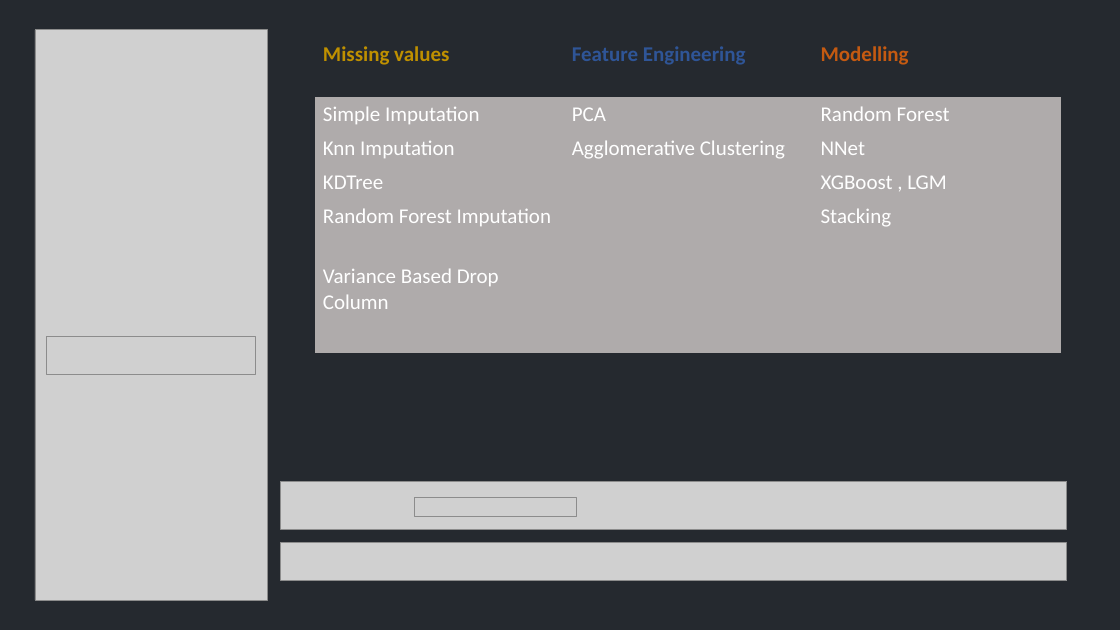
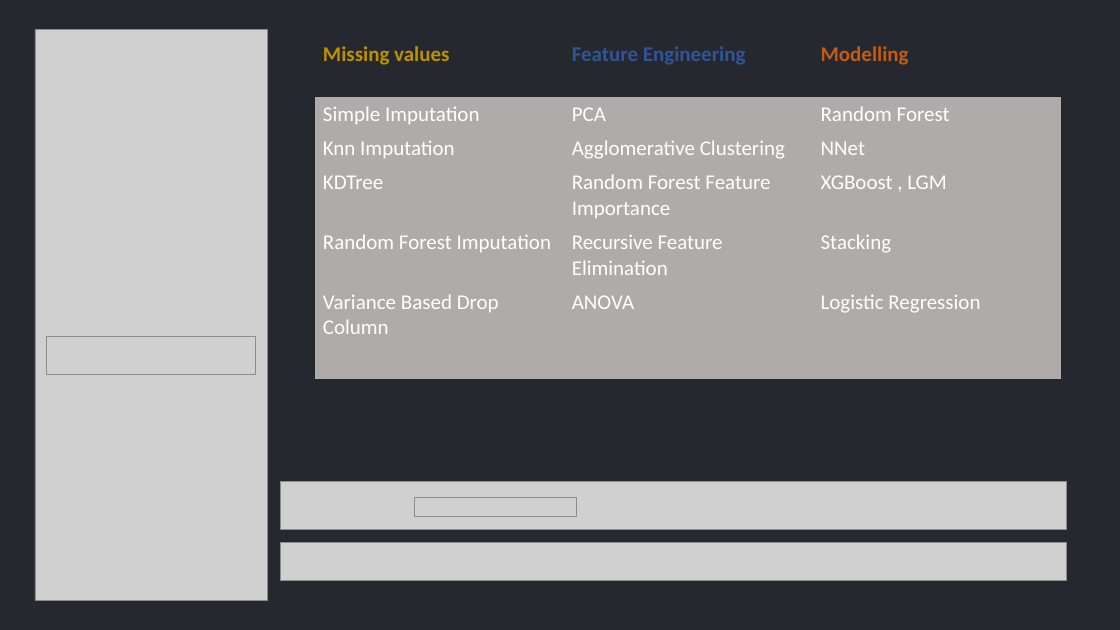
Before and after one commit to abhijeetdtu/Datathon, a slide deck: slide 6 of Documentation/Presentation.pptx. Drawn at 1120x630 pixels with LibreOffice and Linux fonts; fonts in the diff are those of the drawing; grey boxes stand for pictures. Boxes give left, top, right and bottom in pixels: in the first picture for what was removed or moved away, otherwise in the second. Text is boxed around its words. In the diff, an @@ line names an element or a change of style, - is before the commit and + after.

```diff
--- a/Documentation/Presentation.pptx
+++ b/Documentation/Presentation.pptx
@@ table at (314, 38, 1060, 376) @@
-row 4, column 2: 
+row 4, column 2: Random Forest Feature Importance
-row 5, column 2: 
+row 5, column 2: Recursive Feature Elimination
-row 6, column 2: 
+row 6, column 2: ANOVA
-row 6, column 3: 
+row 6, column 3: Logistic Regression
```
Also in this commit, not shown: 1 other slide changed.
